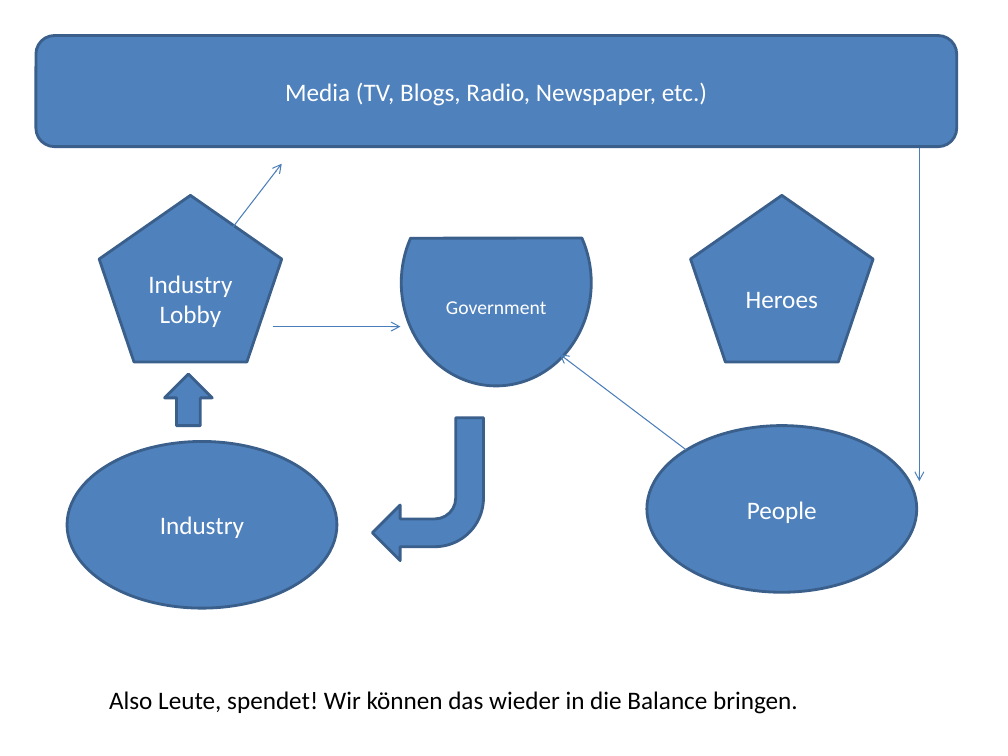
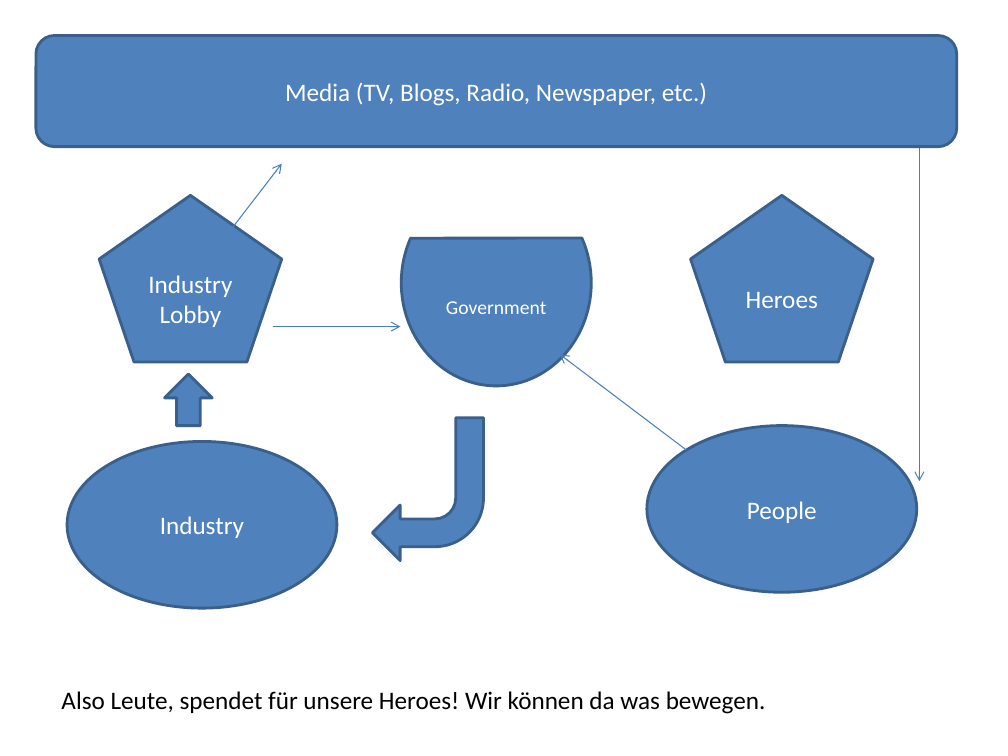
Before and after one commit to MoritzTheile/com.supeyou, a slide deck: slide 20 of com.supeyou.project/doc/SupeYou.pptx (slide 22 before the commit). Drawn at 1008x756 pixels with LibreOffice and Linux fonts; fonts in the diff are those of the drawing. Boxes give left, top, right and bottom in pixels: in the first picture for what was removed or moved away, otherwise in the second. Text is boxed around its words. In the diff, an @@ line names an element or a change of style, - is before the commit and + after.

```diff
--- a/com.supeyou.project/doc/SupeYou.pptx
+++ b/com.supeyou.project/doc/SupeYou.pptx
@@ text at (61,691,766,714): text changed @@
-Also Leute, spendet! Wir können das wieder in die Balance bringen.
+Also Leute, spendet für unsere Heroes! Wir können da was bewegen.
```
Also in this commit, not shown: 12 other slides changed, 7 slides added, 6 slides removed, 1 other file.
